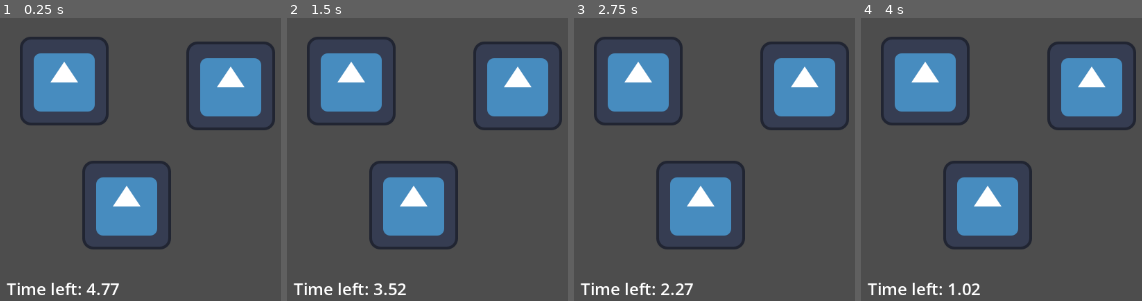
Above: before the commit, frames 1-4 (left to right).
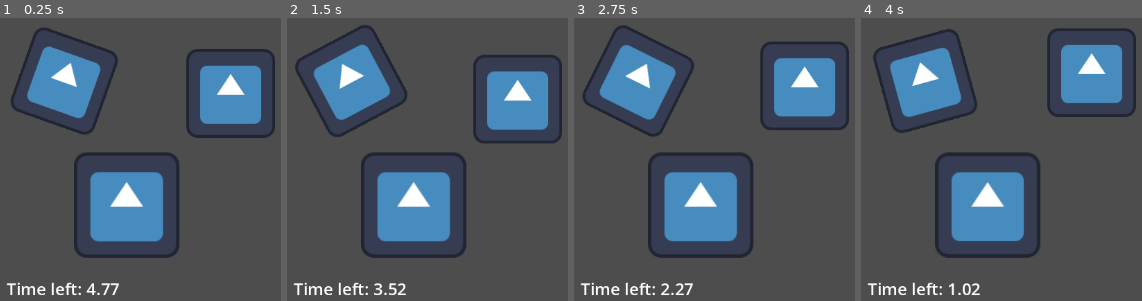
Above: after the commit, the same moments.

Repository: russjohnson09/godot-chess
Game: Godot game, scene res://entry_2.tscn
Same seed, same stepped clock (60 frames per second), same inputs: the game is played once before the commit and once after it. This scene is started directly instead of the project's main scene. The engine's default icon, where the game draws it, is replaced by a stand-in: a white triangle on a blue panel in a dark square.
Inputs:
- Up to frame 1 (0.25 s): no input
- Up to frame 2 (1.5 s): no input
- Up to frame 3 (2.75 s): no input
- Up to frame 4 (4 s): no input

The runs differ from the first frame. In frame 1, 12% of the frame differs, in the area x 3-98%, y 3-85%; in frame 2, 13%, in the area x 2-98%, y 2-85%; in frame 3, 8.6%; in frame 4, 12%.

Commit message:
simple animation

Diff:
--- a/godot-chess/godot-chess/entry_2_timer.gd
+++ b/godot-chess/godot-chess/entry_2_timer.gd
@@ -2,10 +2,21 @@
 
 @onready var timer: Timer = $Timer
 @onready var label: Label = $TimerLabel
+@onready var icon1: Sprite2D = $Icon
+@onready var icon2: Sprite2D = $Icon2
+@onready var icon3: Sprite2D = $Icon3
 
-func _process(_delta: float) -> void:
+var time_passed: float = 0.0
+
+func _process(delta: float) -> void:
+	time_passed += delta
 	if timer and label:
 		label.text = "Time left: %.2f" % max(0.0, timer.time_left)
 
+	if icon1 and icon2 and icon3:
+		icon1.rotation = sin(time_passed * 3.0) * 0.5
+		icon2.position.y = 124.0 + cos(time_passed * 4.0) * 20.0
+		icon3.scale = Vector2.ONE * (1.0 + sin(time_passed * 5.0) * 0.2)
+
 func _on_timer_timeout() -> void:
 	get_tree().quit()
